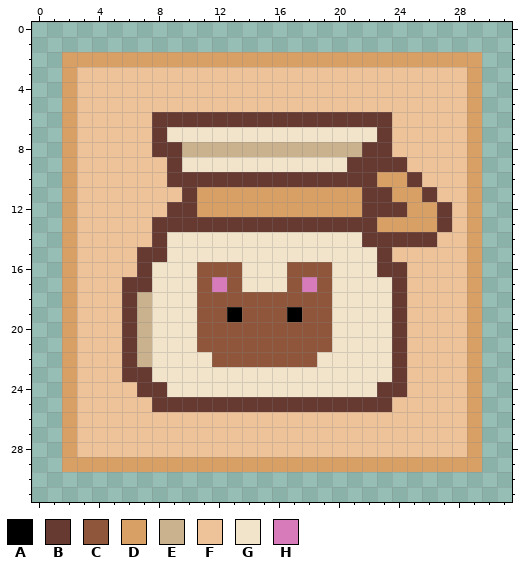
Two states of a pixel-art file, Assets/Elia/Assets/seeds/Bear Seed.ase. The picture above was drawn from the file before the commit.
32x32 pixels, 1 frame. Colours within 5 levels of each other are drawn and written as one.
Palette (. is transparent): A #000000  B #663931  C #8f563b  D #d9a066  E #cab28e  F #eec39a  G #f2e4ca  H #d77bba
Pixels before, first column x 2:
 2 DDDDDDDDDDDDDDDDDDDDDDDDDDDD
 3 DFFFFFFFFFFFFFFFFFFFFFFFFFFD
 4 DFFFFFFFFFFFFFFFFFFFFFFFFFFD
 5 DFFFFFFFFFFFFFFFFFFFFFFFFFFD
 6 DFFFFFBBBBBBBBBBBBBBBBFFFFFD
 7 DFFFFFBGGGGGGGGGGGGGGBFFFFFD
 8 DFFFFFBBEEEEEEEEEEEEBBFFFFFD
 9 DFFFFFFBGGGGGGGGGGGBBBBFFFFD
10 DFFFFFFBBBBBBBBBBBBBBDDBFFFD
11 DFFFFFFFBDDDDDDDDDDDBBDDBFFD
12 DFFFFFFBBDDDDDDDDDDDBBBDDBFD
13 DFFFFFBBBBBBBBBBBBBBBDDDDBFD
14 DFFFFFBGGGGGGGGGGGGGBBBBBFFD
15 DFFFFBBGGGGGGGGGGGGGGBFFFFFD
16 DFFFFBGGGCCCGGGCCCGGGBBFFFFD
17 DFFFBBGGGCHCGGGCHCGGGGBFFFFD
18 DFFFBEGGGCCCCCCCCCGGGGBFFFFD
19 DFFFBEGGGCCACCCACCGGGGBFFFFD
20 DFFFBEGGGCCCCCCCCCGGGGBFFFFD
21 DFFFBEGGGCCCCCCCCCGGGGBFFFFD
22 DFFFBEGGGGCCCCCCCGGGGGBFFFFD
23 DFFFBBGGGGGGGGGGGGGGGGBFFFFD
24 DFFFFBBGGGGGGGGGGGGGGBBFFFFD
25 DFFFFFBBBBBBBBBBBBBBBBFFFFFD
26 DFFFFFFFFFFFFFFFFFFFFFFFFFFD
27 DFFFFFFFFFFFFFFFFFFFFFFFFFFD
28 DFFFFFFFFFFFFFFFFFFFFFFFFFFD
29 DDDDDDDDDDDDDDDDDDDDDDDDDDDD
After:
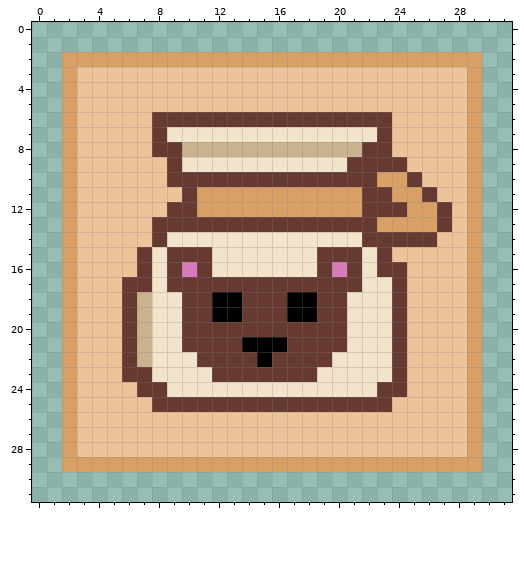
Message: Drop fruit/seed + achat Plot
The edit:
Colour A replaces colour C in row 18 at x 12 to 13 and 17 to 18; in row 19 at x 12 and 18; in row 21 at x 14 to 16; in row 22 at x 15.
Colour B replaces colour C in row 16 at x 11 and 19; in row 17 at x 11, 13, 17 and 19; in rows 18 to 19 at x 11, 14 to 16 and 19; in row 20 at x 11 to 19; in row 21 at x 11 to 13 and 17 to 19; in row 22 at x 12 to 14 and 16 to 18.
Colour B replaces colour G in row 15 at x 9 to 11 and 19 to 21; in row 16 at x 9 and 21; in row 17 at x 9 to 10, 14 to 16 and 20 to 21; in rows 18 to 21 at x 10 and 20; in row 22 at x 11 and 19; in row 23 at x 12 to 18.
Colour B replaces colour H in row 17 at x 12 and 18.
Colour G replaces colour B in row 15 at x 8.
Colour G replaces colour C in row 16 at x 12 to 13 and 17 to 18.
Colour H replaces colour G in row 16 at x 10 and 20.
